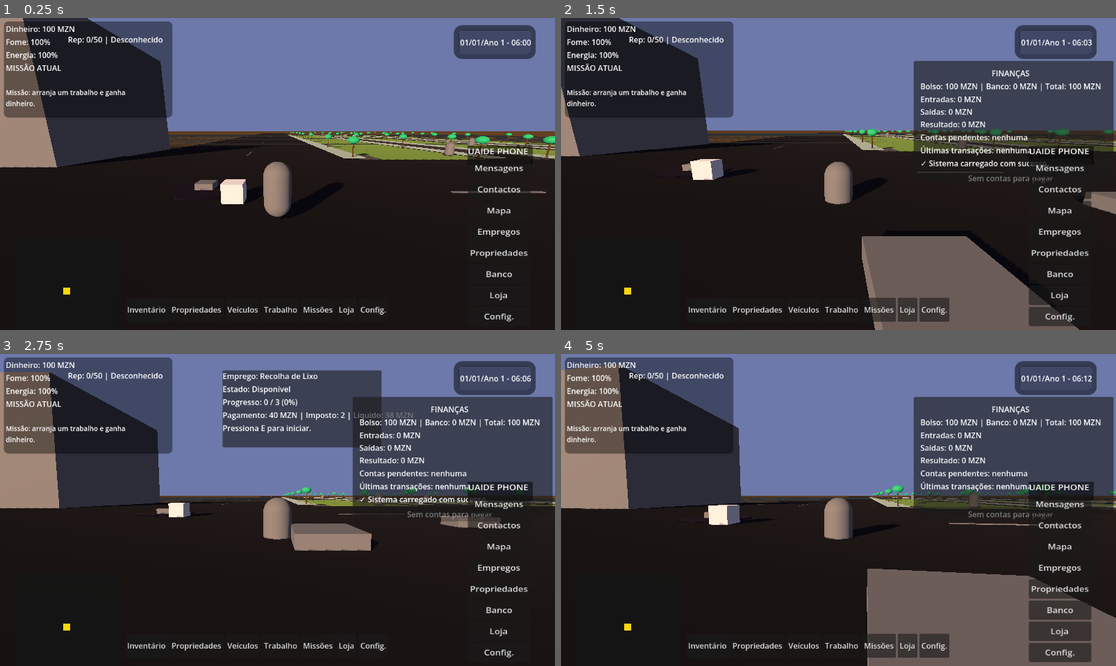
Above: before the commit, frames 1-4 (two rows, left to right).
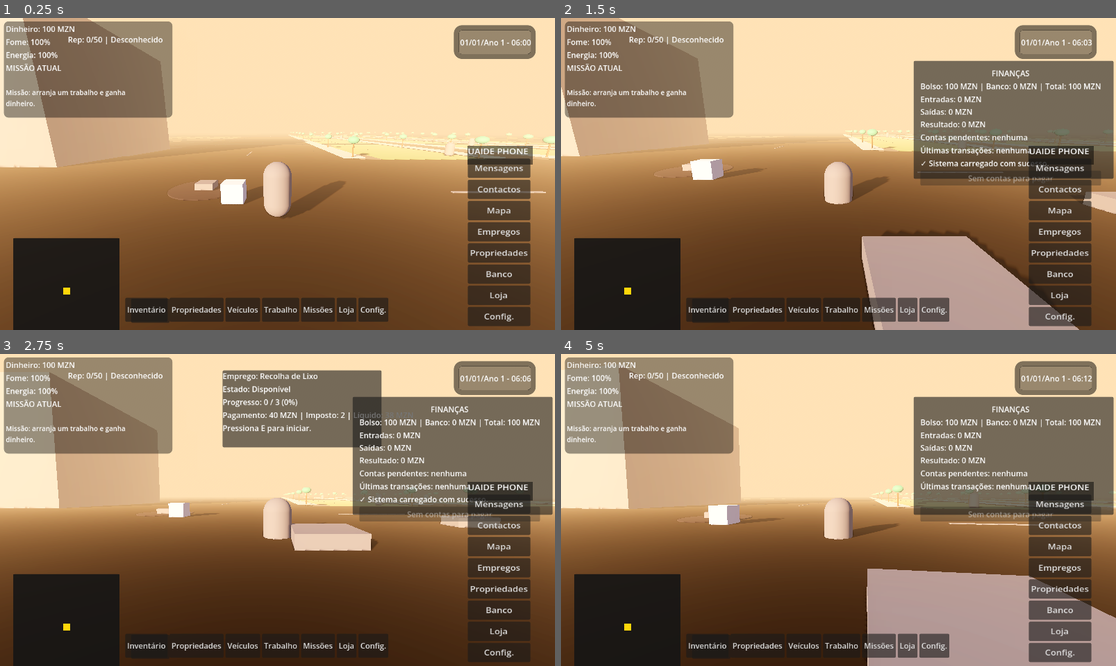
Above: after the commit, the same moments.

Repository: DC-t-spec/Uaide-City
Game: Godot game, scene res://world/main.tscn
Two runs of this game, one before a commit and one after it. Both use one fixed random seed, a clock stepped at 60 frames per second and the inputs below.
Inputs (mouse positions are in pixels of both pictures, inside the frame that each line leads up to):
- Up to frame 1 (0.25 s): no input
- Up to frame 2 (1.5 s): move the mouse to (960, 158) at 0.52 s; hold Right (move_right) 0.53-1.28 s; hold F (finance_ui) 0.53-1.28 s; click (960, 158) at 0.67 s; tap Shift (ui_accept) at 0.77 s; move the mouse to (727, 189) at 1.27 s; hold Down (move_back) from 1.28 s (still down); tap E (interact) at 1.35 s
- Up to frame 3 (2.75 s): tap Shift (ui_accept) at 1.52 s; move the mouse to (333, 441) at 2.02 s; release Down (move_back) at 2.03 s; hold Right (move_right) from 2.03 s (still down); hold S (look_down) from 2.03 s (still down)
- Up to frame 4 (5 s): release Right (move_right) at 2.75 s; release S (look_down) at 2.75 s; click "Inventário" at 2.75 s; click "Propriedades" at 3.5 s; move the mouse to (810, 572) at 4.27 s; hold Up (move_forward) from 4.28 s (still down); tap A (look_left) at 4.35 s; click (810, 572) at 4.42 s; tap Shift (ui_accept) at 4.52 s

The runs differ from the first frame. In frame 1, 93% of the frame differs, in the area x 0-100%, y 0-100%; in frame 2, 90%; in frame 3, 86%; in frame 4, 90%.

Commit message:
Improve stylized lighting and environment tuning

Diff:
--- a/world/day_night.gd
+++ b/world/day_night.gd
@@ -9,6 +9,7 @@
 @onready var world_environment: WorldEnvironment = get_node_or_null("WorldEnvironment")
 
 var environment: Environment = null
+var sky_material: ProceduralSkyMaterial = null
 
 
 func _ready() -> void:
@@ -24,6 +25,7 @@
 		world_environment.environment = Environment.new()
 
 	environment = world_environment.environment
+	_ensure_environment_setup()
 
 	if not TimeManager.hour_changed.is_connected(_on_hour_changed):
 		TimeManager.hour_changed.connect(_on_hour_changed)
@@ -44,6 +46,55 @@
 	_update_visual_phase(time_float)
 
 
+func _ensure_environment_setup() -> void:
+	environment.background_mode = Environment.BG_SKY
+
+	if environment.sky == null:
+		environment.sky = Sky.new()
+
+	if environment.sky.sky_material is ProceduralSkyMaterial:
+		sky_material = environment.sky.sky_material as ProceduralSkyMaterial
+	else:
+		sky_material = ProceduralSkyMaterial.new()
+		environment.sky.sky_material = sky_material
+
+	# Tonemap / exposição (leitura mais cinematográfica e leve)
+	environment.tonemap_mode = Environment.TONE_MAPPER_ACES
+	environment.tonemap_exposure = 1.05
+	environment.tonemap_white = 1.8
+	environment.adjustment_enabled = true
+	environment.adjustment_contrast = 1.08
+	environment.adjustment_saturation = 1.06
+	environment.adjustment_brightness = 1.02
+
+	# Bloom sutil para realçar sol/janelas sem pesar
+	environment.glow_enabled = true
+	environment.glow_intensity = 0.55
+	environment.glow_strength = 0.55
+	environment.glow_bloom = 0.08
+	environment.glow_hdr_threshold = 1.15
+	environment.set("glow_levels/1", true)
+	environment.set("glow_levels/2", true)
+	environment.set("glow_levels/3", true)
+
+	# SSAO suave para profundidade
+	environment.ssao_enabled = true
+	environment.ssao_radius = 0.7
+	environment.ssao_intensity = 1.1
+	environment.ssao_power = 1.3
+	environment.ssao_detail = 0.4
+
+	# Névoa leve para sensação urbana
+	environment.fog_enabled = true
+	environment.fog_density = 0.01
+	environment.fog_light_energy = 0.8
+
+	# Sombras menos agressivas
+	sun.shadow_enabled = true
+	sun.shadow_bias = 0.05
+	sun.directional_shadow_max_distance = 85.0
+
+
 func _update_sun_rotation(time_float: float) -> void:
 	# sol nasce de manhã, fica alto ao meio-dia e desce à tarde
 	var sun_height: float = sin((time_float - 6.0) / 12.0 * PI)
@@ -57,11 +108,13 @@
 	# NOITE / MADRUGADA
 	if time_float >= 20.0 or time_float < 5.0:
 		_apply_visual(
-			0.10,
+			0.20,
 			Color(0.45, 0.50, 1.0),
-			Color(0.02, 0.025, 0.07),
-			Color(0.08, 0.09, 0.16),
-			0.35
+			Color(0.08, 0.10, 0.20),
+			Color(0.15, 0.18, 0.28),
+			Color(0.10, 0.13, 0.24),
+			0.55,
+			0.012
 		)
 		return
 
@@ -72,9 +125,11 @@
 		_apply_visual(
 			lerp(0.45, 1.15, t),
 			Color(1.0, 0.72, 0.45).lerp(Color(1.0, 0.92, 0.80), t),
-			Color(0.40, 0.36, 0.50).lerp(Color(0.48, 0.70, 1.0), t),
+			Color(0.34, 0.30, 0.52).lerp(Color(0.52, 0.74, 1.0), t),
 			Color(0.35, 0.32, 0.42).lerp(Color(0.62, 0.70, 0.82), t),
-			lerp(0.45, 0.85, t)
+			Color(0.55, 0.44, 0.36).lerp(Color(0.80, 0.84, 0.94), t),
+			lerp(0.58, 0.95, t),
+			lerp(0.018, 0.010, t)
 		)
 		return
 
@@ -86,9 +141,11 @@
 		_apply_visual(
 			lerp(1.35, 1.75, midday_strength),
 			Color(1.0, 0.95, 0.84).lerp(Color(1.0, 1.0, 0.94), midday_strength),
-			Color(0.42, 0.66, 1.0).lerp(Color(0.35, 0.62, 1.0), midday_strength),
+			Color(0.48, 0.74, 1.0).lerp(Color(0.42, 0.70, 1.0), midday_strength),
 			Color(0.72, 0.78, 0.86).lerp(Color(0.82, 0.86, 0.92), midday_strength),
-			lerp(0.90, 1.10, midday_strength)
+			Color(0.84, 0.88, 0.95).lerp(Color(0.90, 0.93, 0.98), midday_strength),
+			lerp(0.92, 1.15, midday_strength),
+			0.009
 		)
 		return
 
@@ -101,7 +158,9 @@
 			Color(1.0, 0.90, 0.72).lerp(Color(1.0, 0.70, 0.40), t2),
 			Color(0.48, 0.66, 0.95).lerp(Color(0.78, 0.48, 0.28), t2),
 			Color(0.70, 0.72, 0.80).lerp(Color(0.65, 0.48, 0.36), t2),
-			lerp(0.85, 0.65, t2)
+			Color(0.78, 0.74, 0.70).lerp(Color(0.68, 0.52, 0.40), t2),
+			lerp(0.85, 0.72, t2),
+			lerp(0.010, 0.014, t2)
 		)
 		return
 
@@ -114,7 +173,9 @@
 			Color(1.0, 0.68, 0.32).lerp(Color(1.0, 0.45, 0.25), t3),
 			Color(0.86, 0.50, 0.26).lerp(Color(0.55, 0.32, 0.34), t3),
 			Color(0.68, 0.48, 0.34).lerp(Color(0.42, 0.34, 0.40), t3),
-			lerp(0.65, 0.42, t3)
+			Color(0.72, 0.50, 0.34).lerp(Color(0.46, 0.36, 0.42), t3),
+			lerp(0.72, 0.56, t3),
+			lerp(0.014, 0.020, t3)
 		)
 		return
 
@@ -127,7 +188,9 @@
 			Color(0.80, 0.58, 1.0).lerp(Color(0.35, 0.42, 0.85), t4),
 			Color(0.28, 0.20, 0.40).lerp(Color(0.02, 0.025, 0.07), t4),
 			Color(0.28, 0.25, 0.38).lerp(Color(0.08, 0.09, 0.16), t4),
-			lerp(0.45, 0.32, t4)
+			Color(0.40, 0.33, 0.44).lerp(Color(0.12, 0.14, 0.24), t4),
+			lerp(0.52, 0.42, t4),
+			lerp(0.020, 0.013, t4)
 		)
 		return
 
@@ -137,7 +200,9 @@
 	sun_color: Color,
 	sky_color: Color,
 	ambient_color: Color,
-	ambient_energy: float
+	horizon_color: Color,
+	ambient_energy: float,
+	fog_density: float
 ) -> void:
 	if environment == null:
 		return
@@ -145,11 +210,15 @@
 	sun.light_energy = sun_energy
 	sun.light_color = sun_color
 	sun.shadow_enabled = true
-	sun.shadow_bias = 0.08
-
-	environment.background_mode = Environment.BG_COLOR
-	environment.background_color = sky_color
 
 	environment.ambient_light_source = Environment.AMBIENT_SOURCE_COLOR
 	environment.ambient_light_color = ambient_color
 	environment.ambient_light_energy = ambient_energy
+	environment.fog_density = fog_density
+	environment.fog_light_color = sun_color
+
+	if sky_material != null:
+		sky_material.sky_top_color = sky_color
+		sky_material.sky_horizon_color = horizon_color
+		sky_material.ground_horizon_color = ambient_color
+		sky_material.ground_bottom_color = ambient_color.darkened(0.15)
